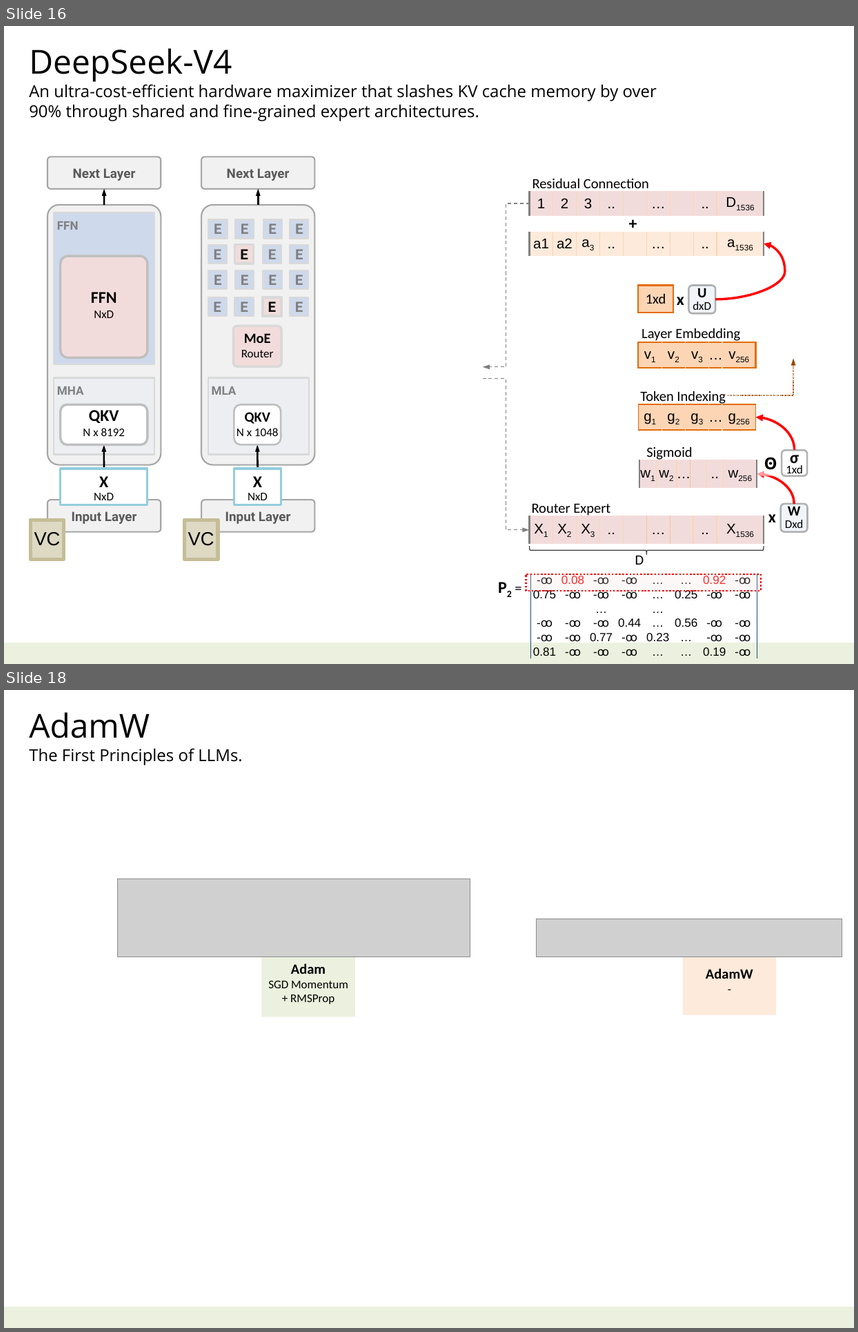
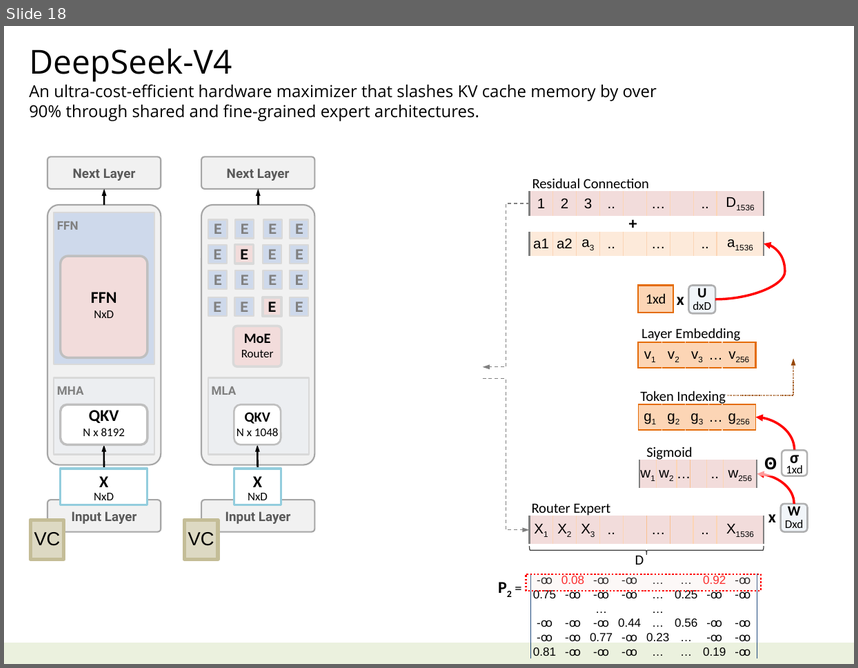
Before and after one commit to navibator/crazy-ai, a slide deck: ai-deepseek.pptx. Shown one above the other, each under a label of ours: slides 16 and 18 before the commit, slide 18 after it; the slides between them are not shown. The pictures are 858x1332 and 858x668 pixels, drawn with LibreOffice and Linux fonts; fonts in the diff are those of the drawing; grey boxes stand for pictures. Boxes give left, top, right and bottom in pixels: in the first picture for what was removed or moved away, otherwise in the second. Text is boxed around its words. In the diff, an @@ line names an element or a change of style, - is before the commit and + after.

```diff
--- a/ai-deepseek.pptx
+++ b/ai-deepseek.pptx
@@ slide 18 removed at (x1=4, y1=690, x2=854, y2=1328), background #FFFFFF; not listed: 1 template element that a slide beside it also shows @@
@@ text removed at (x1=29, y1=712, x2=242, y2=765) @@
-AdamW
-The First Principles of LLMs.
@@ picture removed at (x1=118, y1=879, x2=470, y2=957) @@
@@ picture removed at (x1=536, y1=918, x2=842, y2=957) @@
@@ rectangle removed at (x1=261, y1=947, x2=355, y2=1016) @@
-Adam
-SGD Momentum
-+ RMSProp
@@ rectangle removed at (x1=683, y1=946, x2=777, y2=1015) @@
-AdamW
--
@@ what was slide 16 is now slide 18 @@
```
Also in this commit, not shown: 1 slide changed, 9 other slides removed, 1 other file.
